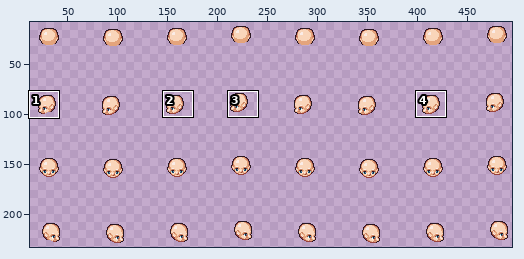
Edited in one commit: sprite sheet (Characters/Heads (Adult)/Head 03 - Elderly/Run.png). Above, an overview of the earlier version with the close-up marked.
Close-up. As it was:
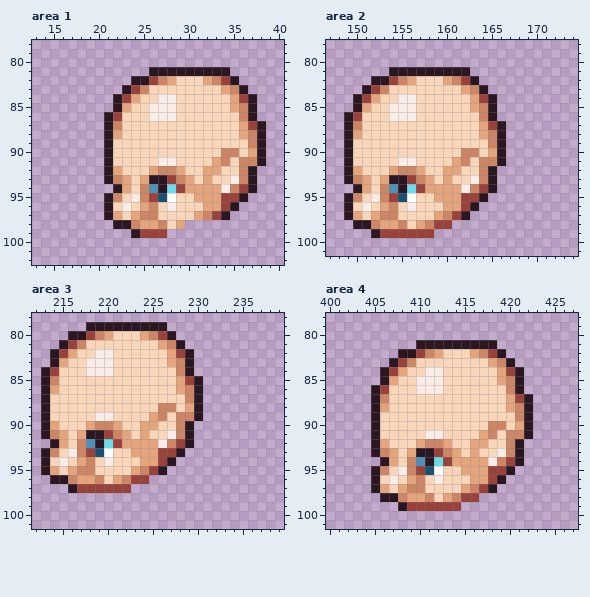
The file is 512x256 pixels. Shown: area 1: x 13..40, y 78..102; area 2: x 147..174, y 78..101; area 3: x 212..239, y 78..101; area 4: x 400..427, y 78..101. The wide view leaves out empty margins. The commit also changed other parts of the picture, which this record leaves out.
After:
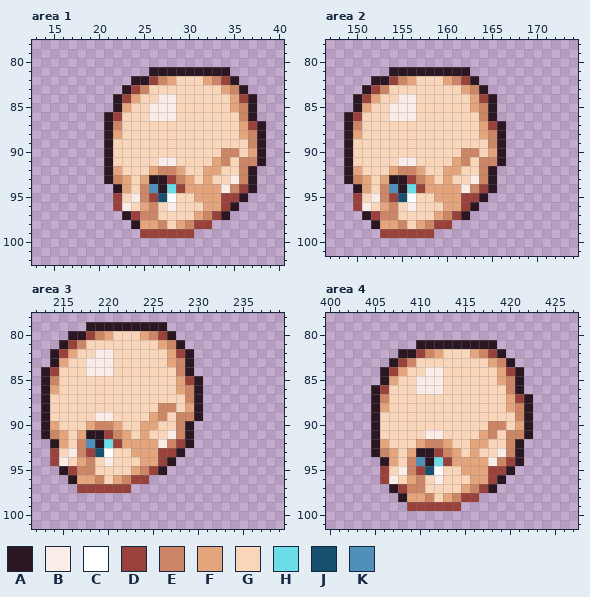
Palette (. is transparent): A #2a1722  B #faece7  C #ffffff  D #99423c  E #cc8665  F #e4a47c  G #f9d5ba  H #6cdce7  J #18506f  K #4f8fba
Diff:
Area 1:
y 95: x 21..22 AE -> .D
y 96: x 21..22 AG -> .D
y 97: x 21..24 AFGF -> ..AD
y 98: x 22..24 AAE -> ..A; x 30..32 ... -> EDD
y 99: x 24 A -> .; x 28..30 ... -> DDD
Area 2:
y 95: x 149..150 AE -> .D
y 96: x 149..150 AG -> .D
y 97: x 149..152 AFGF -> ..AD
y 98: x 150..152 AAE -> ..A
y 99: x 152 A -> .
Area 3:
y 93: x 213..214 AE -> .D
y 94: x 213..214 AG -> .D
y 95: x 213..216 AFGF -> ..AD
y 96: x 214..216 AAE -> ..A
y 97: x 216 A -> .
Area 4:
y 95: x 405..406 AE -> .D
y 96: x 405..406 AG -> .D
y 97: x 405..408 AFGF -> ..AD
y 98: x 406..408 AAE -> ..A
y 99: x 408 A -> .
